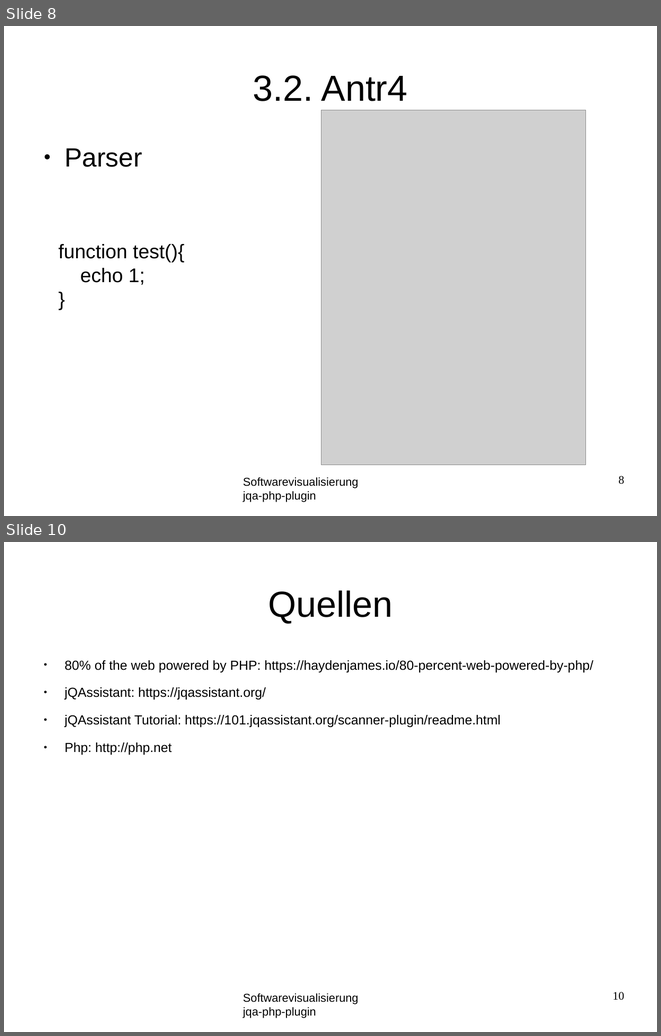
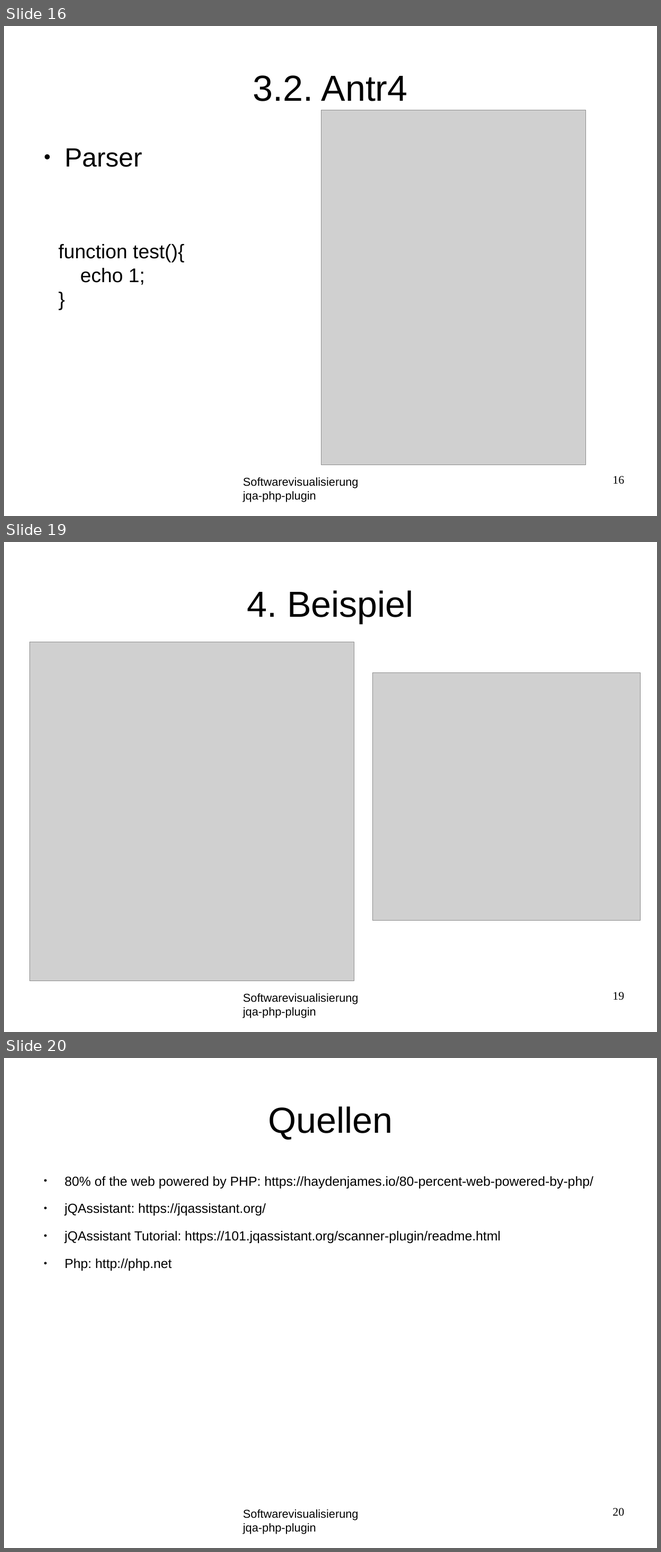
Before and after one commit to softvis-research/jqa-php-plugin, a slide deck: material/presentation.odp. Shown one above the other, each under a label of ours: slides 8 and 10 before the commit, slides 16, 19 and 20 after it; the slides between them are not shown. The pictures are 661x1036 and 661x1552 pixels, drawn with LibreOffice and Linux fonts; fonts in the diff are those of the drawing; grey boxes stand for pictures; background and template pictures are left out. Boxes give left, top, right and bottom in pixels: in the first picture for what was removed or moved away, otherwise in the second. Text is boxed around its words. In the diff, an @@ line names an element or a change of style, - is before the commit and + after.

```diff
--- a/material/presentation.odp
+++ b/material/presentation.odp
@@ slide 19 added at (4,542,657,1032), background #FFFFFF; not listed: 1 template element that a slide beside it also shows @@
@@ title added at (247,590,414,623), 44 pt, text #000000 @@
+4. Beispiel
@@ picture added at (30,642,354,980) @@
@@ picture added at (372,672,641,920) @@
@@ page number added at (612,991,624,1000), 14 pt, text #000000 @@
+19
@@ what was slide 8 is now slide 16 @@
@@ page number at (612,475,624,484): text changed @@
-8
+16
@@ what was slide 10 is now slide 20 @@
@@ page number at (612,1507,624,1516): text changed @@
-10
+20
```
Also in this commit, not shown: 5 slides changed, 9 other slides added, 3 other files.
